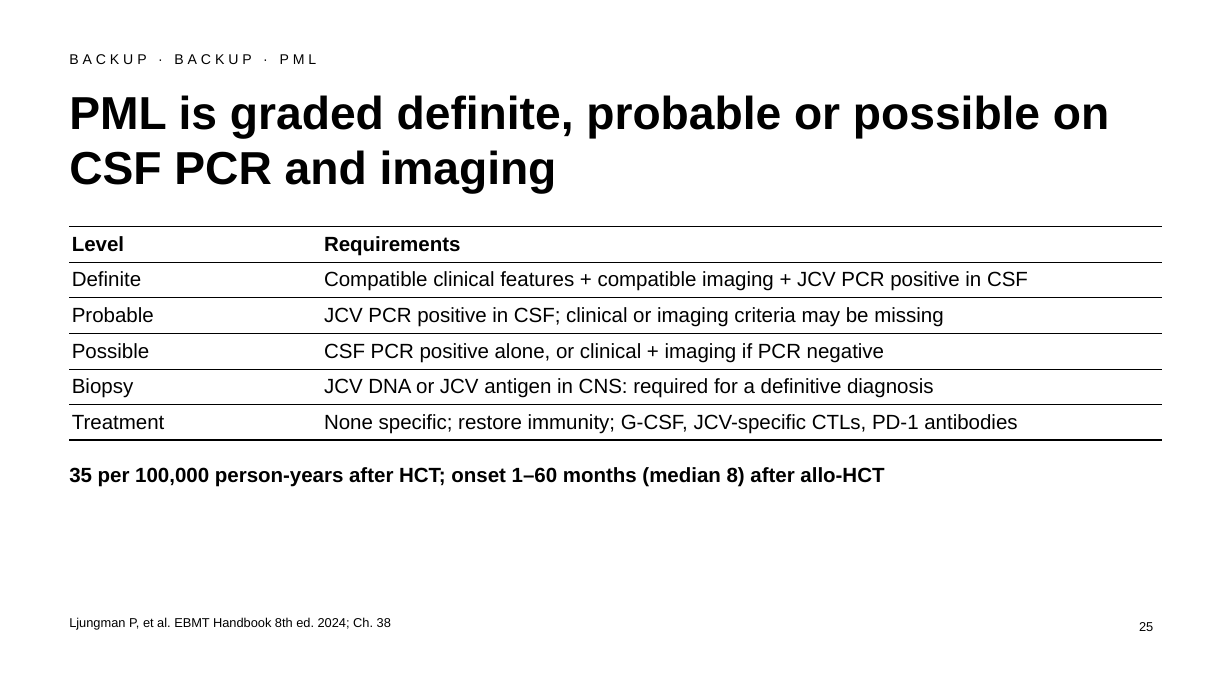
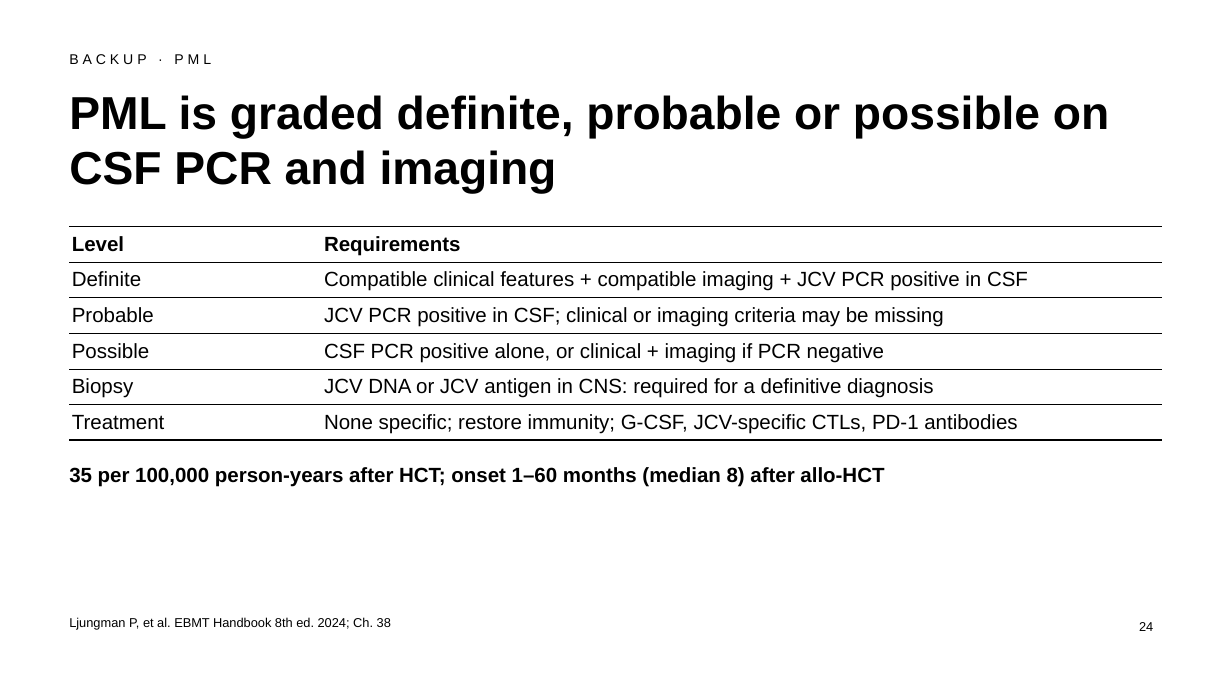
Before and after one commit to htlin222/ebmt-handbook-skill, a slide deck: slide 24 of slides/decks/s16-neurological.pptx (slide 25 before the commit). Drawn at 1232x693 pixels with LibreOffice and Linux fonts; fonts in the diff are those of the drawing. Boxes give left, top, right and bottom in pixels: in the first picture for what was removed or moved away, otherwise in the second. Text is boxed around its words. In the diff, an @@ line names an element or a change of style, - is before the commit and + after.

```diff
--- a/slides/decks/s16-neurological.pptx
+++ b/slides/decks/s16-neurological.pptx
@@ text at [69, 54, 211, 64]: text changed @@
-BACKUP · BACKUP · PML
+BACKUP · PML
@@ page number at [1139, 622, 1153, 631]: text changed @@
-25
+24
```
Also in this commit, not shown: 8 other slides changed, 1 slide removed, 1 other file.
